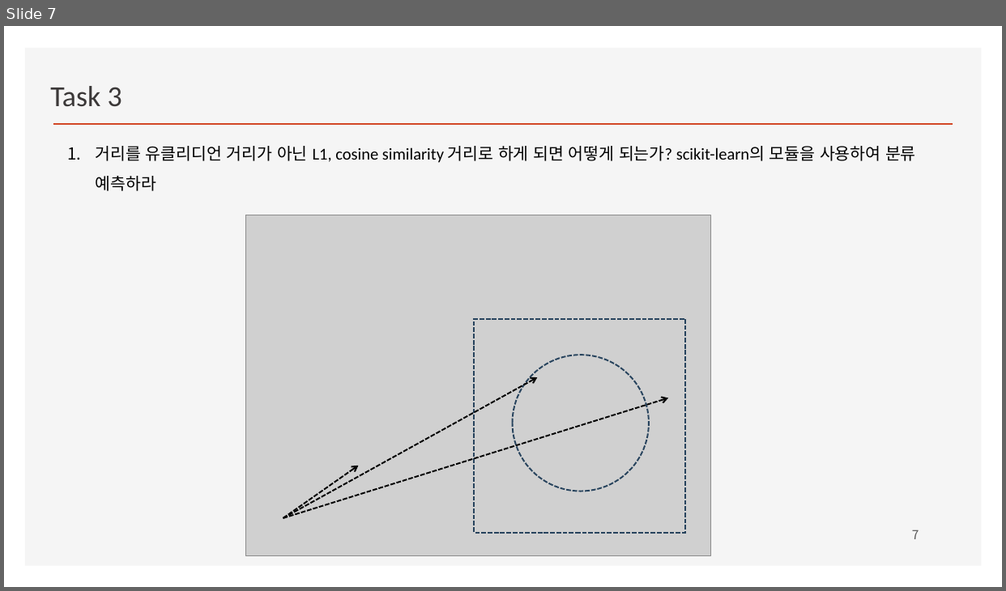
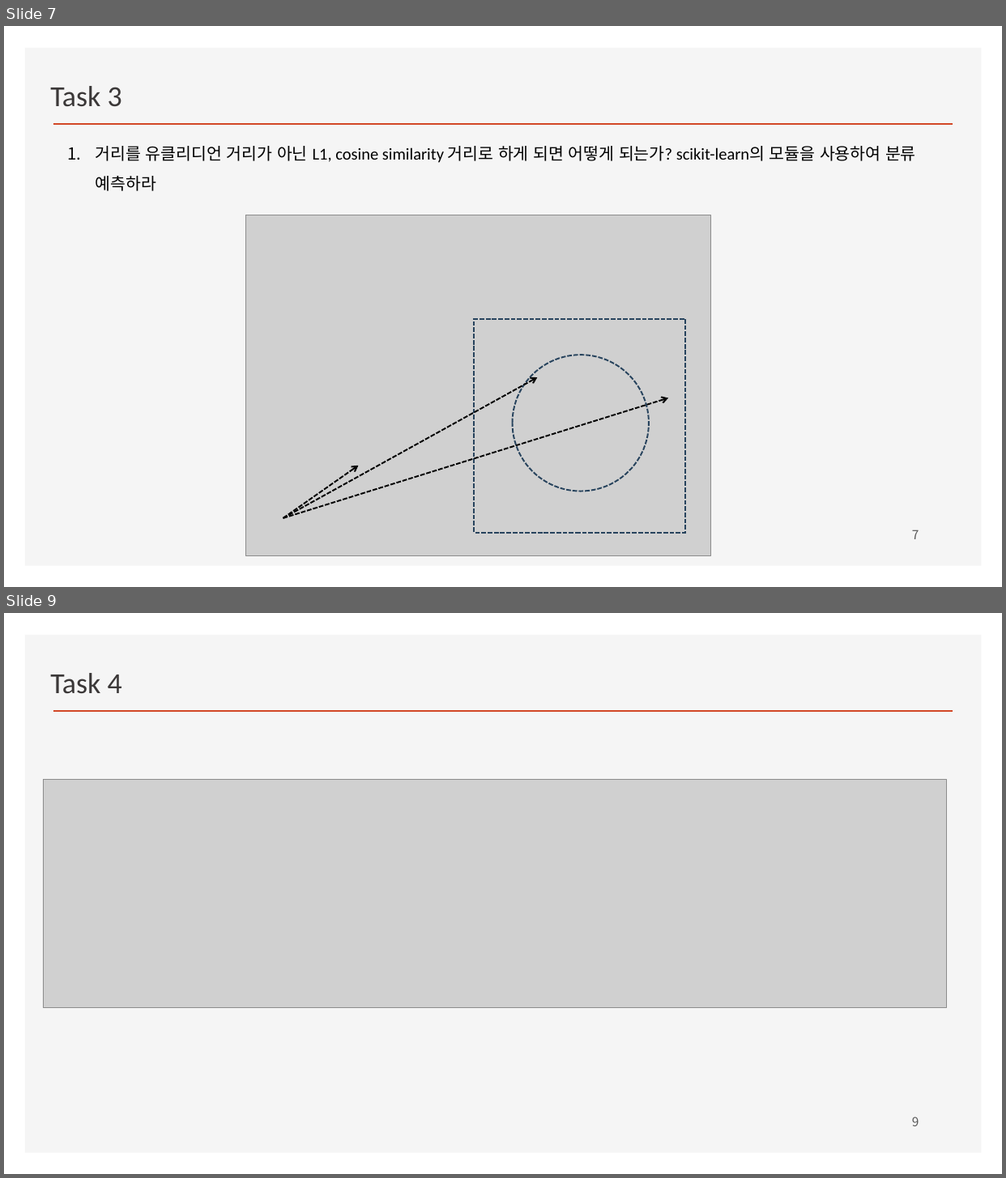
Before and after one commit to ancestor9/2026_Fall_Machine-Learning, a slide deck: 01_ML.pptx. Shown one above the other, each under a label of ours: slide 7 before the commit, slides 7 and 9 after it; the slides between them are not shown. The pictures are 1006x591 and 1006x1178 pixels, drawn with LibreOffice and Linux fonts; fonts in the diff are those of the drawing; grey boxes stand for pictures; background and template pictures are left out. Boxes give left, top, right and bottom in pixels: in the first picture for what was removed or moved away, otherwise in the second. Text is boxed around its words. In the diff, an @@ line names an element or a change of style, - is before the commit and + after.

```diff
--- a/01_ML.pptx
+++ b/01_ML.pptx
@@ slide 9 added at <box>4,613,1002,1174</box>, background #FFFFFF; not listed: 2 template elements that a slide beside it also shows @@
@@ text added at <box>50,673,122,694</box>, 28 pt, text #3B3838 @@
+Task 4
@@ picture added at <box>43,780,947,1007</box> @@
@@ page number added at <box>912,1117,919,1127</box>, 12 pt, text #595959 @@
+9
```
Also in this commit, not shown: 1 other slide added.
